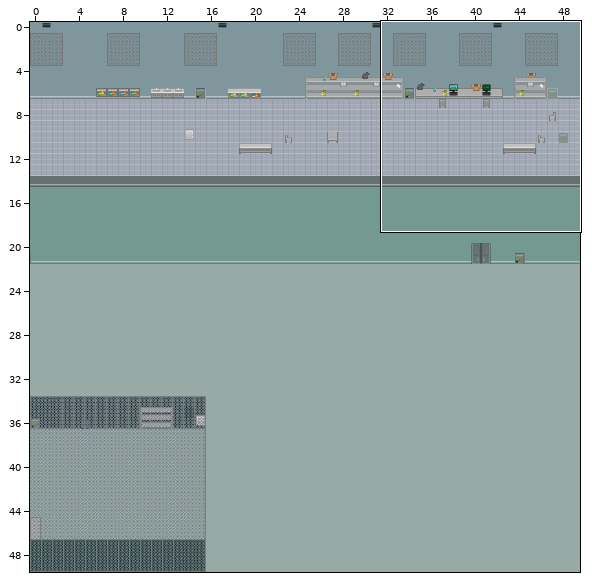
Tiled map -- maps/level-3.tmx. Above, an overview of the earlier version with the close-up marked.
Close-up. Before:
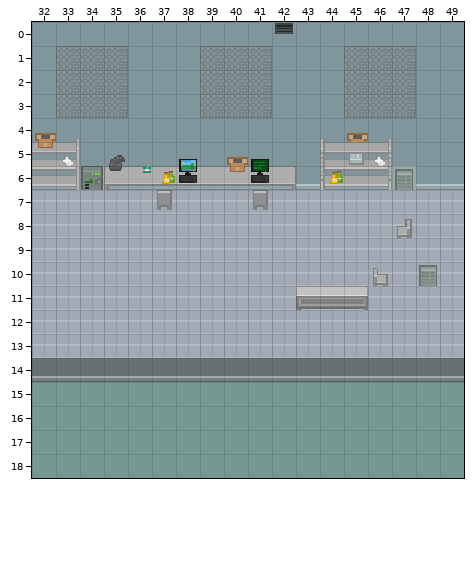
Cells are 16x16 px. Shown: x 32..49, y 0..18. The commit also changed other parts of the map, which this record leaves out.
The same view after the edit:
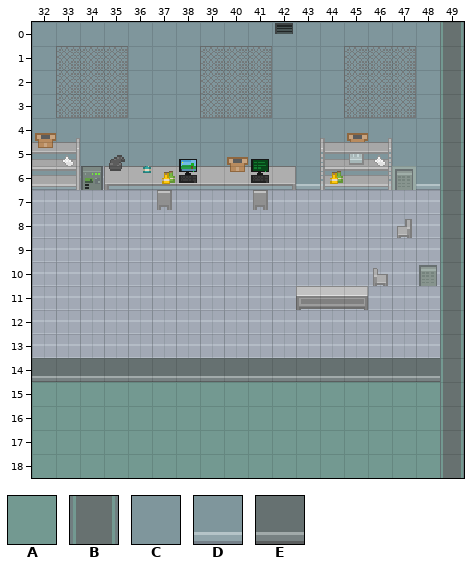
Key: from "factory_tileset": A 110, B 121, C 318, D 370, E 578.
_ is an empty cell, . an unchanged one.
Commit: walls added to boundaries of all maps
What changed:
--- layer "Walls"
@@ x 49..49 @@
- 0 C
- 1 C
- 2 C
- 3 C
- 4 C
- 5 C
- 6 D
- 7 _
- 8 _
- 9 _
-10 _
-11 _
-12 _
-13 _
-14 _
-15 _
-16 _
-17 _
-18 _
+ 0 B
+ 1 B
+ 2 B
+ 3 B
+ 4 B
+ 5 B
+ 6 B
+ 7 B
+ 8 B
+ 9 B
+10 B
+11 B
+12 B
+13 B
+14 B
+15 B
+16 B
+17 B
+18 B
--- layer "props"
@@ x 49..49 @@
-14 E
-15 A
-16 A
-17 A
-18 A
+14 _
+15 _
+16 _
+17 _
+18 _
Pixel boxes of the changes (left, top, right, bottom) in both close-ups:
changed: (440, 22, 464, 478)
